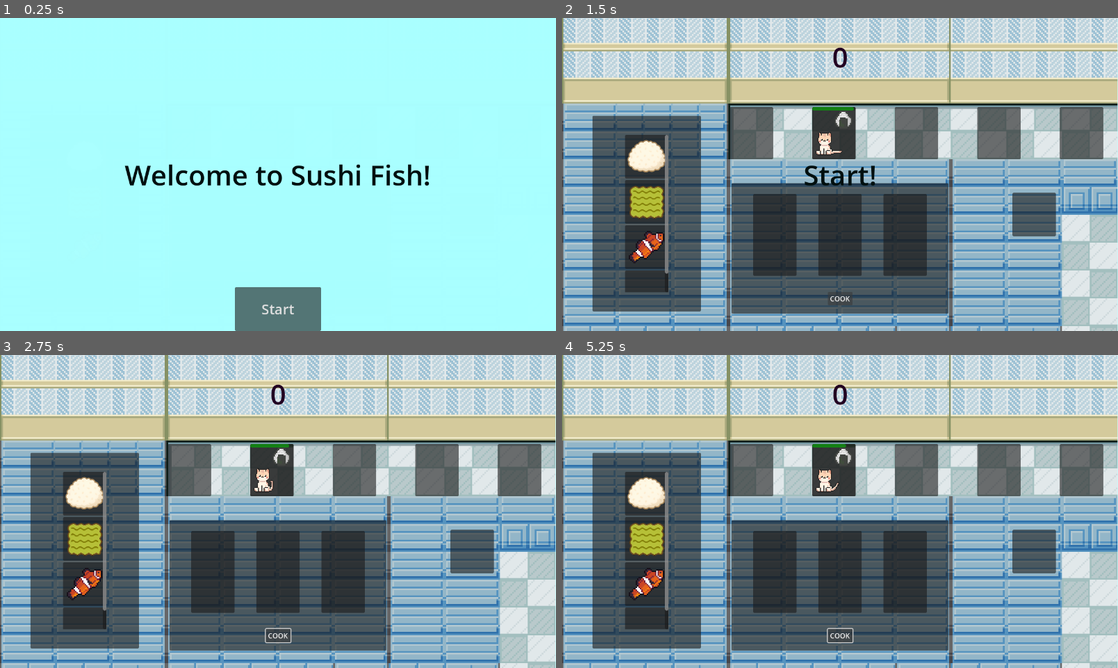
Above: before the commit, frames 1-4 (two rows, left to right).
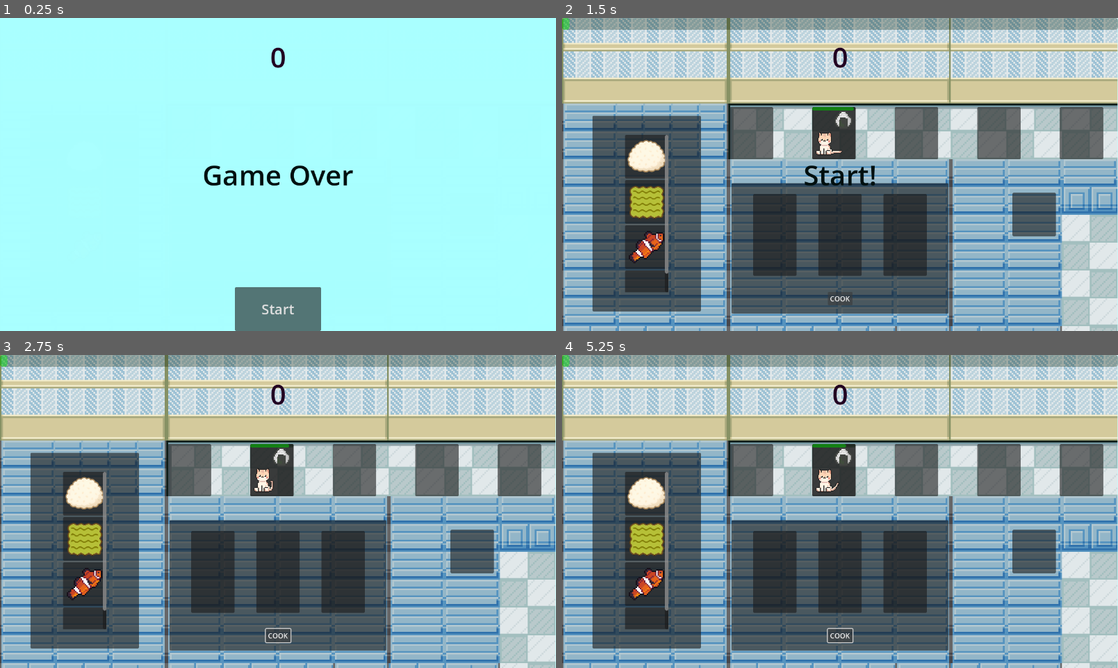
Above: after the commit, the same moments.

Repository: leobarber3/sushiCats
Game: Godot game, scene res://scenes/main.tscn
Two runs of this game, one before a commit and one after it. Both use one fixed random seed, a clock stepped at 60 frames per second and the inputs below.
Inputs:
- Up to frame 1 (0.25 s): no input
- Up to frame 2 (1.5 s): click "Start" at 0.5 s; click "COOK" at 1.25 s
- Up to frame 3 (2.75 s): tap Enter (ui_accept) at 2 s; hold Right (move_right) from 2.03 s (still down); tap 1 (stop) at 2.1 s; tap Space (jump) at 2.27 s
- Up to frame 4 (5.25 s): tap Enter (ui_accept) at 2.75, 3.5, 5 s; tap 1 (stop) every 0.75 s from 2.85 to 5.1 s; tap Space (jump) at 3.02, 4.52 s; release Right (move_right) at 3.53 s; hold A (move_left) 3.53-4.28 s; hold Right (move_right) from 4.28 s (still down)

The runs differ from the first frame. In frame 1, 1.6% of the frame differs, in the area x 22-78%, y 9-54%; in frame 2, 3.8%, in the area x 0-100%, y 0-4%; in frame 3, 3.8%; in frame 4, 3.8%.

Commit message:
Added Timer and Progress Bar
Added more base timers, they need editing.

Diff:
--- a/scenes/main.tscn
+++ b/scenes/main.tscn
@@ -995,6 +995,18 @@
 cat_scene = ExtResource("7_o6xl0")
 food_list = Array[ExtResource("7_tipki")]([ExtResource("8_85g3d"), ExtResource("10_choun")])
 
+[node name="GameTimer" type="Timer" parent="Game" unique_id=1754236206]
+wait_time = 60.0
+one_shot = true
+
+[node name="GameProgress" type="ProgressBar" parent="Game" unique_id=236016058]
+offset_right = 1280.0
+offset_bottom = 27.0
+step = 1.0
+value = 100.0
+show_percentage = false
+
 [node name="HUD" parent="." unique_id=675159572 instance=ExtResource("11_ya4ey")]
 
+[connection signal="timeout" from="Game/GameTimer" to="Game" method="_on_game_timer_timeout"]
 [connection signal="start_game" from="HUD" to="." method="new_game"]
--- a/scripts/game.gd
+++ b/scripts/game.gd
@@ -3,12 +3,14 @@
 @export var cat_scene : PackedScene
 @onready var customer_slots : HBoxContainer = get_node("../UI/CustomerPanel/CustomerSlots")
 @export var food_list : Array[Item]
-
-
+#
+#@export var game_timer : Timer
+#@export var game_progress : ProgressBar
 @export var score : int = 0
 var spawn_timer : Timer
-var game_overBool : bool = false
 
+@onready var game_timer = $GameTimer
+@onready var game_progress = $GameProgress
 
 # Function to spawn a cat customer
 func spawn_cat():
@@ -41,10 +43,10 @@
 		score -= 5
 		$"../HUD".update_score(score)
 	print ("score: ", score)
-	if score > 10 :
-		$"../HUD".show_game_over()
-		game_overBool = true
-		spawn_timer.stop() #stops cats from spawning
+	#if score > 10 :
+		#$"../HUD".show_game_over()
+		#game_overBool = true
+		#spawn_timer.stop() #stops cats from spawning
 
 # Called when the node enters the scene tree for the first time.
 func _ready() -> void:
@@ -53,6 +55,12 @@
 func start_game():
 	# immediately spawn a cat, want to wait till start button is pressed
 	spawn_cat()
+
+	# Start game timer and progress bar
+	game_timer.wait_time = 60
+	game_progress.value = 100.0
+	game_timer.start()
+
 	# create a new timer to spawn more cats sequentially
 	spawn_timer = Timer.new()
 	spawn_timer.wait_time = 10.0 # spawn a cat every 10 seconds
@@ -61,7 +69,6 @@
 	spawn_timer.timeout.connect(spawn_cat)
 	add_child(spawn_timer)
 	spawn_timer.start()
-	print(game_overBool)
 
 func game_over():
 	#hadle hud?
@@ -70,8 +77,40 @@
 
 
 
+
 # Called every frame. 'delta' is the elapsed time since the previous frame.
 func _process(delta: float) -> void:
-	##check for gaem timer over and if score is
+	#check for game timer over and if score is
 	#what it needs to be
-	pass
+	print(score)
+	if score > 10 || game_timer.is_stopped():
+		$"../HUD".show_game_over()
+		print(score)
+		# Must stop cats from spawning here
+
+		return
+		## stop running the game, ran out of time
+
+
+
+	# update the progress bar
+	print("progress bar: ", game_progress.value)
+	print("game time left: ", game_timer.time_left)
+	game_progress.value = game_timer.time_left / 60
+	# change color with modulate property of ProgressBar
+	if game_timer.time_left <= 10 :
+		game_progress.modulate = Color.RED
+	elif game_timer.time_left > 10 && game_timer.time_left < 25:
+		game_progress.modulate = Color.YELLOW
+	else:
+		game_progress.modulate = Color.GREEN
+
+
+
+
+	return
+
+# Game timer times out : game over
+func _on_game_timer_timeout() -> void:
+
+	pass # Replace with function body.
--- a/scripts/hud.gd
+++ b/scripts/hud.gd
@@ -13,7 +13,7 @@
 	show_text("Game Over")
 	$StartButton.show()
 	update_score(0)
-	$ScoreLabel.hide()
+	#$ScoreLabel.hide()
 
 
 	#need to add logc to stop cats from spawning?s
